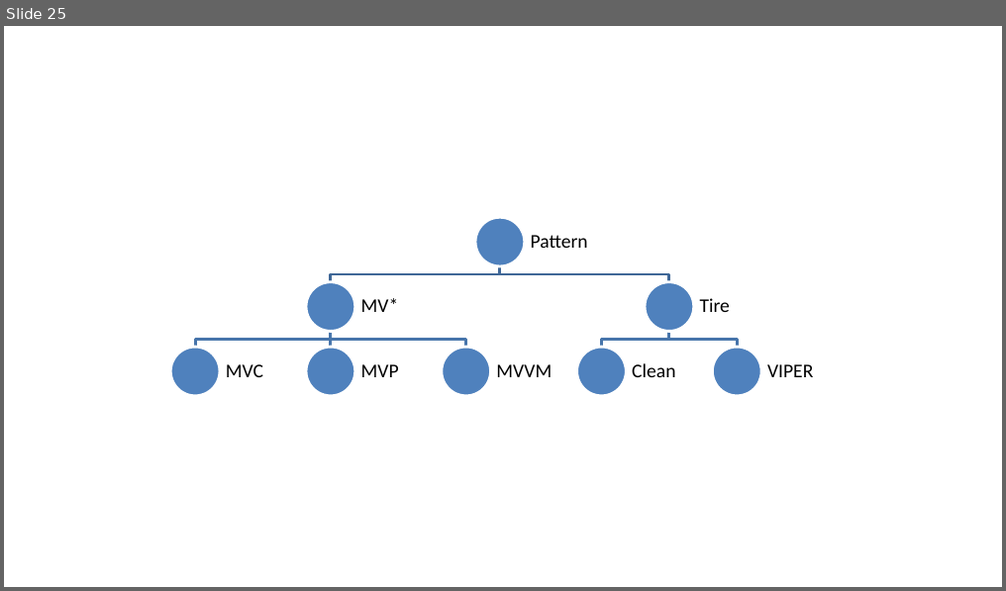
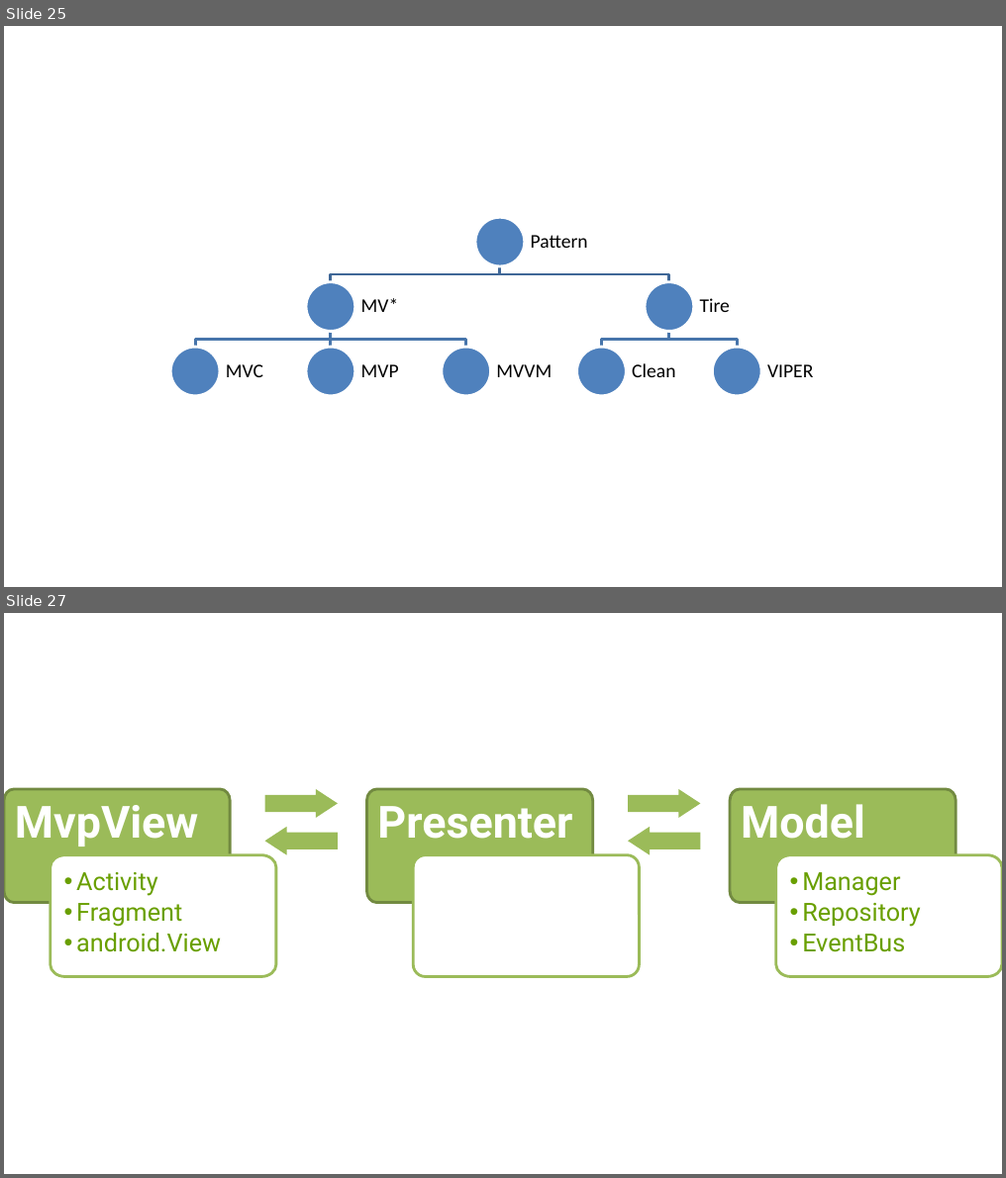
Before and after one commit to avaytsekhovskiy/zen-architecture, a slide deck: src/graphs.pptx. Shown one above the other, each under a label of ours: slide 25 before the commit, slides 25 and 27 after it; the slides between them are not shown. The pictures are 1006x591 and 1006x1178 pixels, drawn with LibreOffice and Linux fonts; fonts in the diff are those of the drawing. Boxes give left, top, right and bottom in pixels: in the first picture for what was removed or moved away, otherwise in the second. Text is boxed around its words. In the diff, an @@ line names an element or a change of style, - is before the commit and + after.

Commit message:
change reveal js navigation pattern for presenter remote

```diff
--- a/src/graphs.pptx
+++ b/src/graphs.pptx
@@ slide 27 added at bbox=[4, 613, 1002, 1174], background #FFFFFF @@
@@ group added at bbox=[4, 789, 1002, 977]: 9 freeform shapes, 1 rounded rectangle @@
+MvpView
+  •• Activity
+  •• Fragment
+  •• android.View
+Presenter
+Model
+  •• Manager
+  •• Repository
+  •• EventBus
```
Also in this commit, not shown: 7 other slides added, 1 other file.
